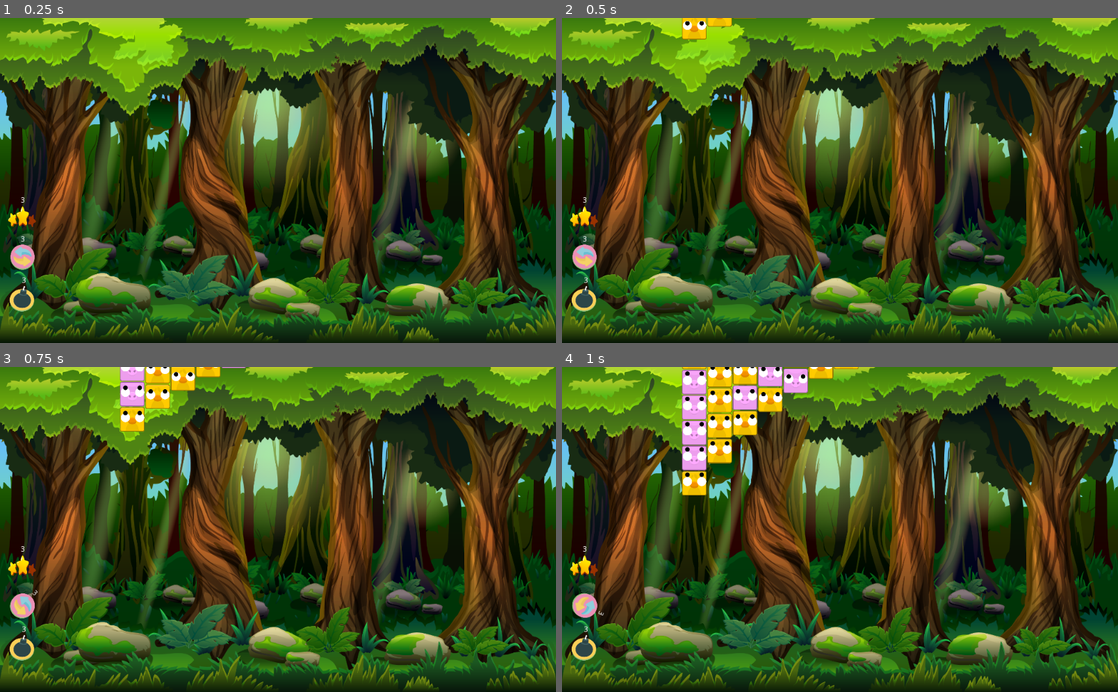
Above: before the commit, frames 1-4 (two rows, left to right).
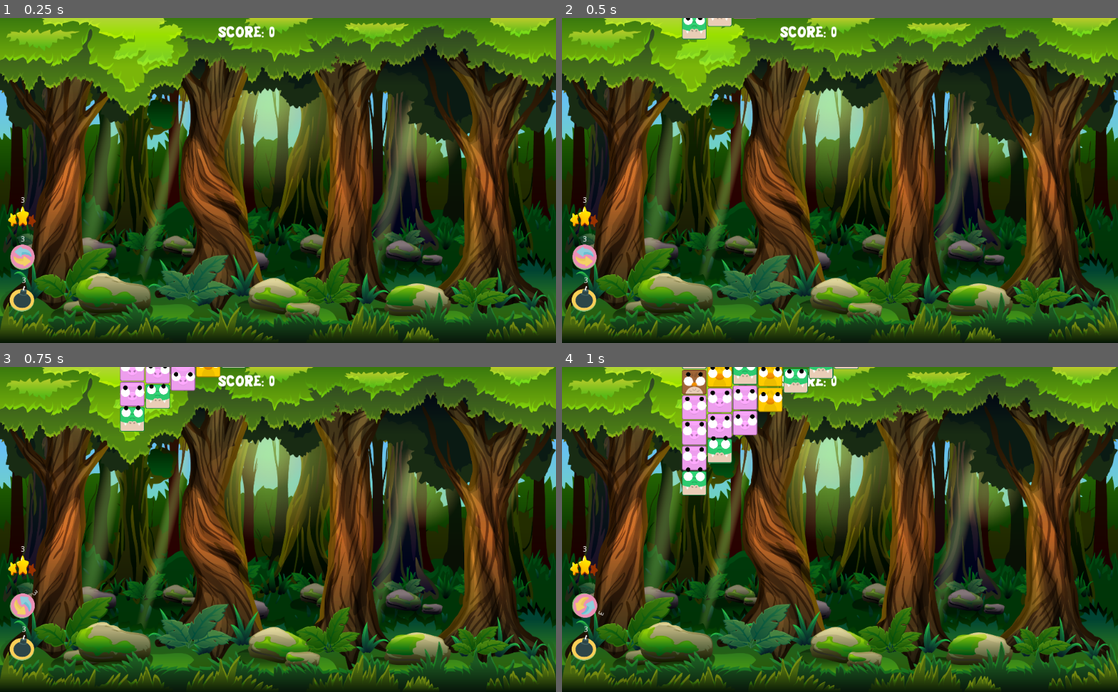
Above: after the commit, the same moments.

Repository: borkoDimitrov/AnimalBlocks
Game: Godot game, scene res://Level.tscn
Two runs of this game, one before a commit and one after it. Both use one fixed random seed, a clock stepped at 60 frames per second and the inputs below.
Inputs (mouse positions are in pixels of both pictures, inside the frame that each line leads up to):
- Up to frame 1 (0.25 s): no input
- Up to frame 2 (0.5 s): no input
- Up to frame 3 (0.75 s): click (22, 607) at 0.52 s
- Up to frame 4 (1 s): no input

The runs differ from the first frame. In frame 1, 0.2% of the frame differs, in the area x 39-50%, y 2-6%; in frame 2, 0.7%; in frame 3, 1.4%; in frame 4, 2.9%, in the area x 21-54%, y 0-40%.

Commit message:
Add a lot of stuff

Diff:
--- a/Level.gd
+++ b/Level.gd
@@ -1,10 +1,14 @@
 extends Node2D
 
+var MATCH_LABEL = preload("res://Utils/MatchLabel.tscn")
+
 var tile_size = Globals.TILE_SIZE
+var current_score : int = 0
 
 export var level_size : Vector2 = Vector2(10,10)
 export var number_of_animals : int = 4
 export var match_count : int = 3
+export var weight : float = 0.5
 
 var all_tiles = []
 var possible_tiles = []
@@ -48,6 +52,27 @@
 		result.append(matrix[i][j+1])
 	return result
 
+func GetWeightedFigureId(matrix, x, y, weight):
+	var neighbours = GetNeighbours(matrix, x, y)
+	var figureId = possible_tiles[randi() % number_of_animals]
+	if neighbours.size() <= 0:
+		return figureId
+
+	# Find first neighbour weight which is bigger than the drawn random number
+	var weightPerNeighbour = weight / neighbours.size()
+	var curr = weightPerNeighbour
+	var number = randf()
+	var id = 0
+	while number >= curr and id < neighbours.size():
+		curr += weightPerNeighbour
+		id += 1
+
+	# rnd is bigger than the neighbours weights
+	if id < neighbours.size():
+		figureId = neighbours[id].tile_info
+
+	return figureId
+
 func make_tile_types():
 	all_tiles = FileGrabber.get_file("res://Tiles/")
 	all_tiles.shuffle()
@@ -59,34 +84,22 @@
 	$Camera2D.position = Vector2((level_size.x * tile_size + offset) / 2,
 		 (level_size.y * tile_size + offset) / 2)
 
-#	var weight = 0.8
-#	var matrix = create_2d_vector()
+	var matrix = create_2d_vector()
 
 	for x in level_size.x:
 		var index = level_size.y - 1
 		yield(get_tree().create_timer(0.1), "timeout")
 		for y in level_size.y:
-#			var neighbours = GetNeighbours(matrix, x, y)
-			var figureId = possible_tiles[randi() % number_of_animals]
-#			if neighbours.size() > 0:
-#				var weightPerNeighbour = weight / neighbours.size()
-#				var curr = weightPerNeighbour
-#				var number = randf()
-#				var id = 0
-#				while number > curr:
-#					curr += weightPerNeighbour
-#					id += 1
-#				if id < neighbours.size():
-#					figureId = neighbours[id]
+			var figureId = GetWeightedFigureId(matrix, x, y, weight)
+			var end_position = Vector2(offset + (tile_size * x), -(tile_size * index) - 250)
+			index -= 1
 
-			var end_position = Vector2(offset + (tile_size * x), -(tile_size * index) - 250)
-			var tile = load(str(figureId)).instance()
+			var tile = load(figureId).instance()
+			tile.tile_info = figureId
 			tile.position = end_position
 			$Tiles.add_child(tile)
 
-#			matrix[x][y] = tile
-
-			index -= 1
+			matrix[x][y] = tile
 
 		var detector = preload("res://Utils/ColumnDetector.tscn").instance()
 		detector.position = Vector2(offset + (tile_size * x), tile_size * level_size.y)
@@ -118,7 +131,23 @@
 	$LevelManager.CountTiles(1)
 	tile.DestroyBlock()
 
-func OnMatch():
+func HandleMatchTiles(tile):
+	var group_count = tile.MarkMatchingGroup()
+
+	if group_count >= match_count:
+		CreateLabelForMatch(tile, group_count)
+		OnMatch(group_count)
+
+#		yield(get_tree().create_timer(0.2), "timeout")
+#		var currentTiles = $Detectors.get_child(0).GetCurrentTilesCount()
+
+	tile.UnmarkMatchingGroup()
+
+func OnMatch(count):
+	$LevelManager.CountTiles(count)
+	current_score += pow(count, 2)
+	$CanvasLayer/Label.text = "SCORE: " + str(current_score)
+
 	$AudioPlayer.play_sound()
 	get_tree().call_group("matched", "VanishBlock")
 	get_tree().call_group("detectors", "DetectBlocks")
@@ -126,21 +155,40 @@
 	for skill in $CanvasLayer/Skills.get_children():
 		skill.OnMatchMade()
 
-func HandleMatchTiles(tile):
-	var group_count = tile.MarkMatchingGroup()
-
-	if group_count >= match_count:
-		$LevelManager.CountTiles(group_count)
-		OnMatch()
-
-#		yield(get_tree().create_timer(0.2), "timeout")
-#		var currentTiles = $Detectors.get_child(0).GetCurrentTilesCount()
-
-	tile.UnmarkMatchingGroup()
-
 func HandleSetMatchCount(count):
 	match_count = count
 
+func CreateLabelForMatch(tile, count):
+	var score = MATCH_LABEL.instance()
+	score.rect_global_position = tile.global_position
+	score.text = str(count)
+	add_child(score)
+
+	var image = tile.button.texture_normal.get_data()
+	image.lock()
+	score.modulate = image.get_pixel(10, 10)
+	image.unlock()
+
+	var pos = score.rect_position
+	var offset = randi() % 100 + 60
+	print(offset)
+	$Tween.interpolate_property(score, "rect_position",
+	 Vector2(pos.x, pos.y - 40), Vector2(pos.x - 10, pos.y - offset),0.8,
+	Tween.TRANS_SINE, Tween.EASE_OUT)
+	$Tween.start()
+
+func CountSkillsLeft():
+	current_score += $CanvasLayer/Skills/SwapTiles.skill_uses_left * 100
+	current_score += $CanvasLayer/Skills/MatchTwoTiles.skill_uses_left * 75
+	current_score += $CanvasLayer/Skills/SmallBomb.skill_uses_left * 50
+
 func GameOver():
 	yield(get_tree().create_timer(1), "timeout")
-	refresh_level()
+	CountSkillsLeft()
+	$CanvasLayer/Label.text = "SCORE: " + str(current_score)
+
+	yield(get_tree().create_timer(5), "timeout")
+	get_tree().reload_current_scene()
+
+func _on_Tween_tween_completed(object, _key):
+	object.queue_free()
--- a/Level.tscn
+++ b/Level.tscn
@@ -8,6 +8,13 @@
 [ext_resource path="res://Skills/SwapTiles.tscn" type="PackedScene" id=6]
 [ext_resource path="res://Skills/MatchTwoTiles.tscn" type="PackedScene" id=7]
 [ext_resource path="res://LevelManager.tscn" type="PackedScene" id=8]
+[ext_resource path="res://Assets/Fonts/CHUBBY.TTF" type="DynamicFontData" id=9]
+
+[sub_resource type="Theme" id=2]
+
+[sub_resource type="DynamicFont" id=3]
+size = 30
+font_data = ExtResource( 9 )
 
 [sub_resource type="RectangleShape2D" id=1]
 extents = Vector2( 2000, 10 )
@@ -15,7 +22,8 @@
 [node name="Level" type="Node2D" groups=["level"]]
 script = ExtResource( 1 )
 level_size = Vector2( 12, 10 )
-number_of_animals = 2
+number_of_animals = 5
+weight = 0.7
 
 [node name="LevelManager" parent="." instance=ExtResource( 8 )]
 
@@ -27,6 +35,15 @@
 margin_bottom = 600.0
 texture = ExtResource( 3 )
 expand = true
+
+[node name="Label" type="Label" parent="CanvasLayer"]
+margin_left = 401.0
+margin_top = 9.0
+margin_right = 587.0
+margin_bottom = 41.0
+theme = SubResource( 2 )
+custom_fonts/font = SubResource( 3 )
+text = "SCORE: 0"
 
 [node name="Skills" type="Node2D" parent="CanvasLayer"]
 
@@ -63,4 +80,7 @@
 
 [node name="MusicPlayer" parent="." instance=ExtResource( 4 )]
 
+[node name="Tween" type="Tween" parent="."]
+
 [connection signal="timeout" from="Timer" to="." method="_on_Timer_timeout"]
+[connection signal="tween_completed" from="Tween" to="." method="_on_Tween_tween_completed"]
--- a/LevelManager.gd
+++ b/LevelManager.gd
@@ -2,6 +2,7 @@
 
 signal GAME_OVER
 
+var level_count : int = 0
 var max_tiles : int
 var current_tiles : int
 
--- a/TileTemplate.gd
+++ b/TileTemplate.gd
@@ -1,8 +1,10 @@
 extends RigidBody2D
 
 var tile_id = ""
+var tile_info
 onready var raycasts = [$Left, $Right, $Up, $Down]
 onready var anim_player = $AnimationPlayer
+onready var button = $TextureButton
 
 func _ready():
 	tile_id = $TextureButton.texture_normal
@@ -76,6 +78,7 @@
 	Globals.emit_signal("HANDLE_TILE_CLICKED", self)
 
 func VanishBlock():
+	$TextureButton.disabled = true
 	$AnimationPlayer.play("Vanish")
 
 func DestroyBlock():
--- /dev/null
+++ b/Utils/BonusCreator.tscn
@@ -0,0 +1,17 @@
+[gd_scene load_steps=2 format=2]
+
+[sub_resource type="GDScript" id=1]
+script/source = "extends Node
+
+onready var BOMB = preload(\"res://Skills/NormalBomb.tscn\")
+
+func _ready():
+	pass # Replace with function body.
+
+func CreateBonus(tile):
+	var normal_bomb = BOMB.instance()
+	normal_bomb
+"
+
+[node name="BonusCreator" type="Node"]
+script = SubResource( 1 )
--- /dev/null
+++ b/Utils/MatchLabel.tscn
@@ -0,0 +1,13 @@
+[gd_scene load_steps=3 format=2]
+
+[ext_resource path="res://new_dynamicfont.tres" type="DynamicFont" id=1]
+
+[sub_resource type="Theme" id=1]
+
+[node name="Label" type="Label"]
+modulate = Color( 0.192157, 0.690196, 0, 1 )
+margin_right = 95.0
+margin_bottom = 44.0
+theme = SubResource( 1 )
+custom_fonts/font = ExtResource( 1 )
+text = "10"
--- /dev/null
+++ b/new_dynamicfont.tres
@@ -0,0 +1,9 @@
+[gd_resource type="DynamicFont" load_steps=2 format=2]
+
+[ext_resource path="res://Assets/Fonts/CHUBBY.TTF" type="DynamicFontData" id=1]
+
+[resource]
+size = 120
+outline_size = 2
+outline_color = Color( 0.247059, 0.0156863, 0.0156863, 1 )
+font_data = ExtResource( 1 )
Binary file added: Assets/Fonts/CHUBBY.TTF
Binary file added: Assets/Fonts/Jupiter-Pro.ttf
Binary file added: Assets/Sprites/Icons/bomb.png
Not shown, added: Assets/Sprites/Icons/bomb.png.import
Not shown: 1 places in Level.tscn that only renumber resources
